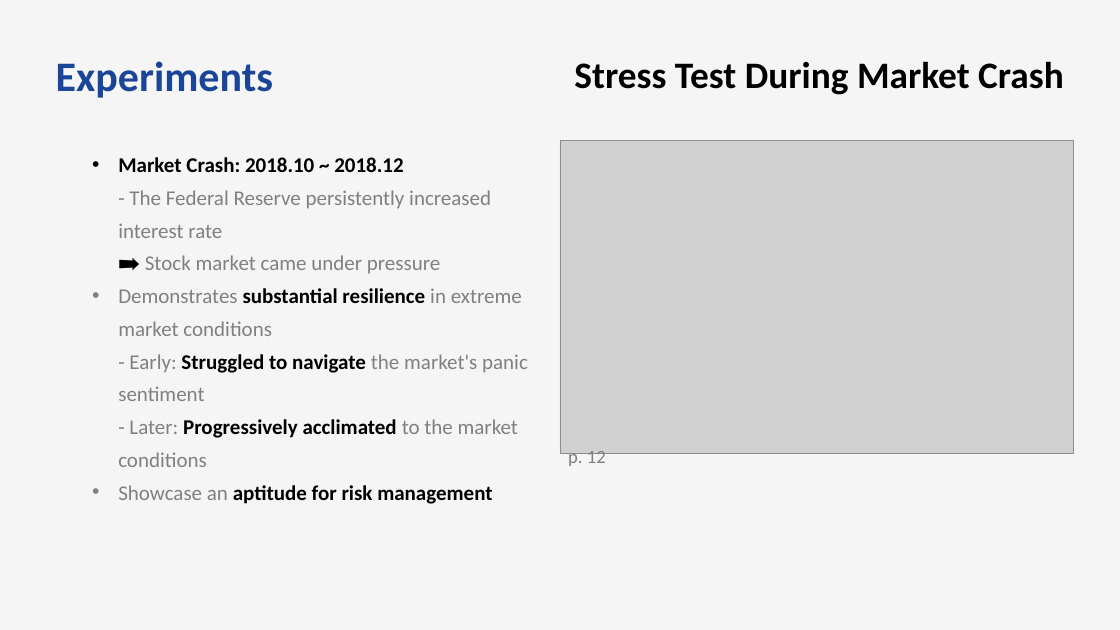
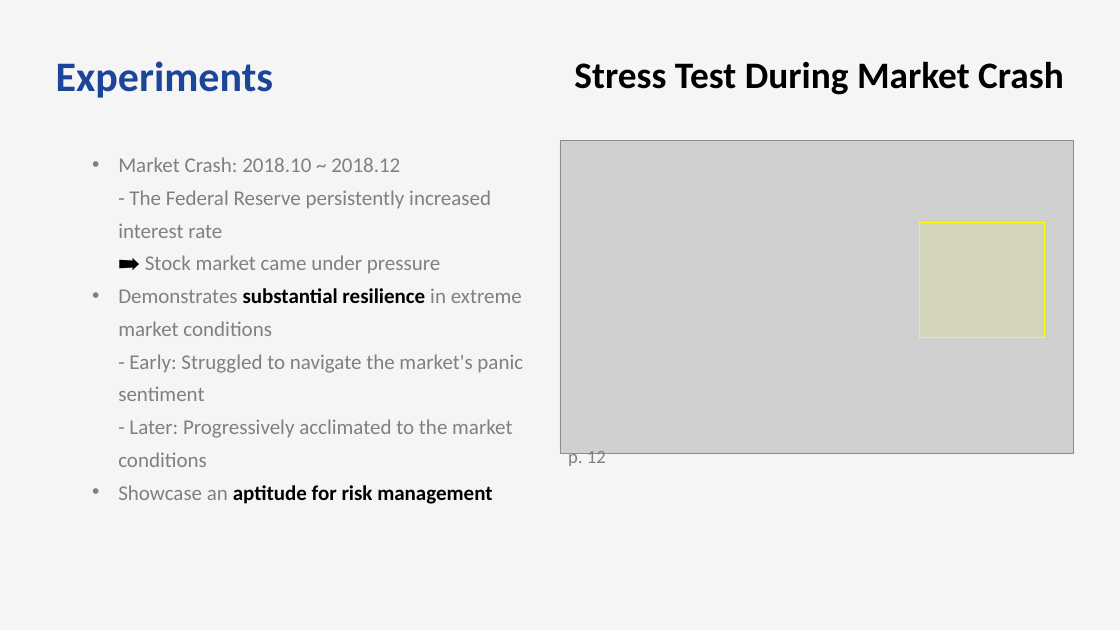
Before and after one commit to bts1991/study, a slide deck: slide 32 of 논문 Review/Others/paper_review.pptx. Drawn at 1120x630 pixels with LibreOffice and Linux fonts; fonts in the diff are those of the drawing; grey boxes stand for pictures. Boxes give left, top, right and bottom in pixels: in the first picture for what was removed or moved away, otherwise in the second. Text is boxed around its words. In the diff, an @@ line names an element or a change of style, - is before the commit and + after.

```diff
--- a/논문 Review/Others/paper_review.pptx
+++ b/논문 Review/Others/paper_review.pptx
@@ text at bbox=[118, 157, 523, 467]: text colour #000000 to #808080, bold off in "Market Crash: 2018.10 ~ 2018.12", "Struggled to navigate Progressively acclimated" @@
@@ rectangle added at bbox=[920, 222, 1044, 338], fill #FFFF00 at 10% opacity, outline #FFFF00 0.75 pt @@
```
Also in this commit, not shown: 13 other slides changed, 1 other file.
